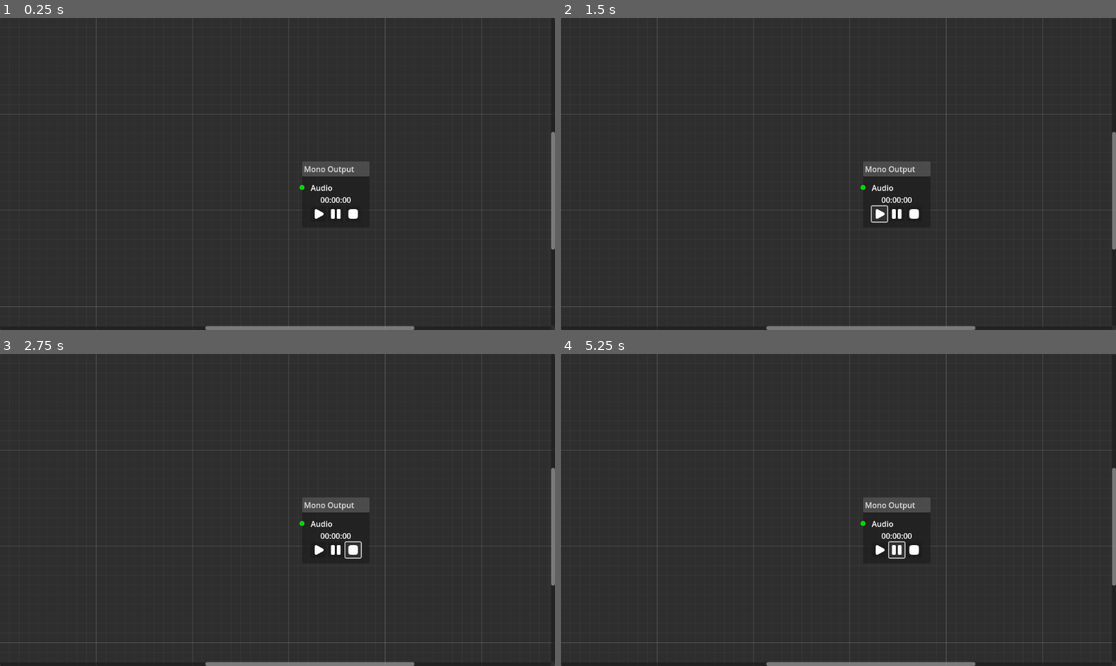
Above: before the commit, frames 1-4 (two rows, left to right).
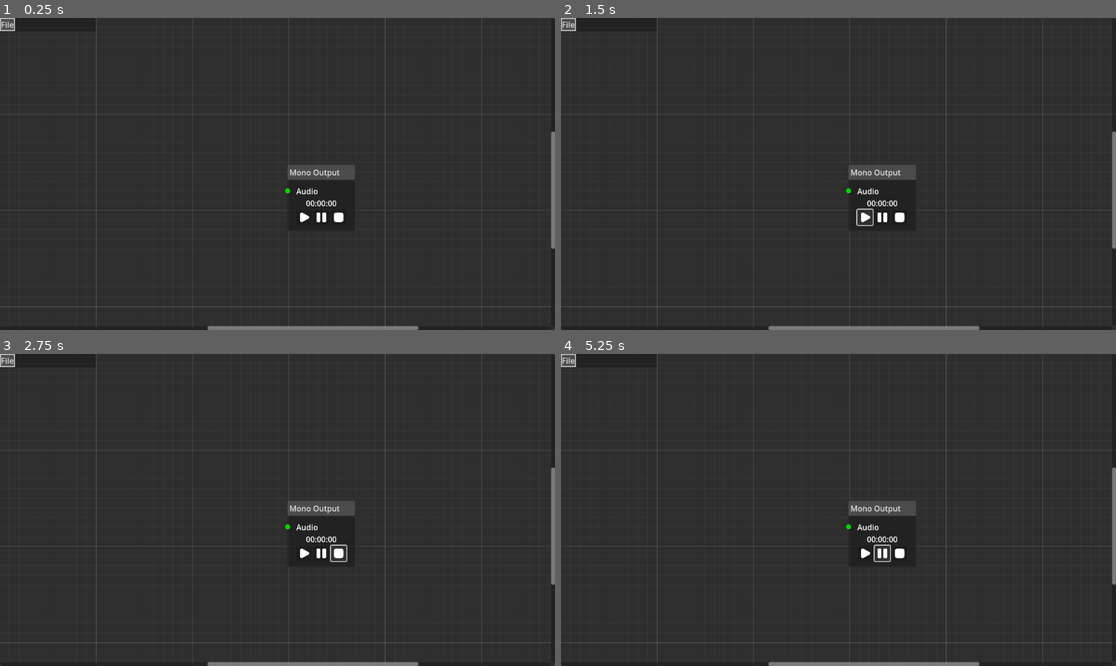
Above: after the commit, the same moments.

Repository: bassj/audio-graph
Game: Godot game, scene res://main_scene.tscn
Two runs of this game, one before a commit and one after it. Both use one fixed random seed, a clock stepped at 60 frames per second and the inputs below.
Inputs (mouse positions are in pixels of both pictures, inside the frame that each line leads up to; where the layout moved, square brackets give the same spot in the first picture):
- Up to frame 1 (0.25 s): no input
- Up to frame 2 (1.5 s): click (866, 217) [877, 214] at 0.5 s; click (866, 217) [877, 214] at 1.25 s
- Up to frame 3 (2.75 s): click (338, 553) [355, 550] at 2 s
- Up to frame 4 (5.25 s): click (899, 553) [916, 550] at 2.75 s; click (866, 553) [877, 550] at 3.5 s; click (899, 553) [916, 550] at 4.25 s; click (882, 553) [899, 550] at 5 s

The runs differ from the first frame. In frame 1, 1.2% of the frame differs, in the area x 0-100%, y 0-100%; in frame 2, 1.2%; in frame 3, 1.2%; in frame 4, 1.2%.

Commit message:
Added the ability to save the current graph as a resource

Diff:
--- a/audio_graph/graph_edit_nodes/mono_output_node.tscn
+++ b/audio_graph/graph_edit_nodes/mono_output_node.tscn
@@ -1,11 +1,11 @@
 [gd_scene load_steps=11 format=3 uid="uid://cyoxydacsgr02"]
 
 [ext_resource type="Script" uid="uid://kljwyh1r84jn" path="res://audio_graph/graph_edit_nodes/mono_output_node.gd" id="1_3ejgn"]
-[ext_resource type="Texture2D" uid="uid://exo5ffos1gtk" path="res://solar--play-bold.svg" id="2_ryff6"]
-[ext_resource type="Texture2D" uid="uid://8y0tv2rusl0r" path="res://solar--pause-bold.svg" id="3_5o8ix"]
+[ext_resource type="Texture2D" uid="uid://exo5ffos1gtk" path="res://ui/icons/solar--play-bold.svg" id="2_ryff6"]
+[ext_resource type="Texture2D" uid="uid://8y0tv2rusl0r" path="res://ui/icons/solar--pause-bold.svg" id="3_5o8ix"]
 [ext_resource type="Script" uid="uid://8gbmea3v8e6b" path="res://audio_graph/audio_graph_player.gd" id="3_72282"]
 [ext_resource type="Script" uid="uid://b2c874lrihi8f" path="res://audio_graph/audio_graph_nodes/generator.gd" id="4_81dvp"]
-[ext_resource type="Texture2D" uid="uid://c0qchdnruud8n" path="res://solar--stop-bold.svg" id="4_ysbfd"]
+[ext_resource type="Texture2D" uid="uid://c0qchdnruud8n" path="res://ui/icons/solar--stop-bold.svg" id="4_ysbfd"]
 [ext_resource type="Script" uid="uid://cbodbked54srs" path="res://audio_graph/audio_graph.gd" id="5_5o8ix"]
 
 [sub_resource type="AudioStreamGenerator" id="AudioStreamGenerator_ysbfd"]
--- a/audio_graph/ui/ContextMenu.tscn
+++ /dev/null
@@ -1,5 +0,0 @@
-[gd_scene format=3 uid="uid://c7ci4rkj46cuu"]
-
-[node name="ContextMenu" type="PopupMenu"]
-oversampling_override = 1.0
-visible = true
--- a/main_scene.tscn
+++ b/main_scene.tscn
@@ -1,8 +1,11 @@
-[gd_scene load_steps=6 format=3 uid="uid://dn7avnhruiiq2"]
+[gd_scene load_steps=10 format=3 uid="uid://dn7avnhruiiq2"]
 
+[ext_resource type="Texture2D" uid="uid://cxa5gip1s33d6" path="res://ui/icons/Save.svg" id="1_8mm7a"]
 [ext_resource type="Script" uid="uid://chqq8bf0g1hsk" path="res://audio_graph/audio_graph_graph_edit.gd" id="1_wtcfe"]
 [ext_resource type="PackedScene" uid="uid://cyoxydacsgr02" path="res://audio_graph/graph_edit_nodes/mono_output_node.tscn" id="2_0e48y"]
+[ext_resource type="Texture2D" uid="uid://lpffj2a833a3" path="res://ui/icons/Load.svg" id="2_hq1ik"]
 [ext_resource type="Script" uid="uid://cbodbked54srs" path="res://audio_graph/audio_graph.gd" id="3_0hol4"]
+[ext_resource type="Script" uid="uid://dk4mxllhwhbym" path="res://menu_bar.gd" id="4_hq1ik"]
 
 [sub_resource type="GDScript" id="GDScript_0hol4"]
 script/source = "extends Node2D
@@ -21,6 +24,13 @@
 [sub_resource type="Resource" id="Resource_gyfs4"]
 script = ExtResource("3_0hol4")
 metadata/_custom_type_script = "uid://cbodbked54srs"
+
+[sub_resource type="StyleBoxFlat" id="StyleBoxFlat_nfk4m"]
+bg_color = Color(0.30692264, 0.3069227, 0.30692258, 1)
+border_width_left = 2
+border_width_top = 2
+border_width_right = 2
+border_width_bottom = 2
 
 [node name="Node2D" type="Node2D"]
 script = SubResource("GDScript_0hol4")
@@ -45,8 +55,29 @@
 anchor_top = 0.57000005
 anchor_right = 0.60200006
 anchor_bottom = 0.57000005
-offset_left = -66.50409
-offset_top = -71.36005
-offset_right = 73.49591
-offset_bottom = 65.63995
-position_offset = Vector2(627, 298)
+offset_left = -96.50409
+offset_top = -64.36005
+offset_right = 43.49591
+offset_bottom = 72.63995
+position_offset = Vector2(597, 305)
+
+[node name="Panel" type="Panel" parent="CanvasLayer"]
+offset_right = 199.0
+offset_bottom = 28.0
+
+[node name="MenuBar" type="MenuBar" parent="CanvasLayer/Panel" node_paths=PackedStringArray("audio_graph_edit")]
+layout_mode = 0
+offset_right = 200.0
+offset_bottom = 27.0
+theme_override_styles/normal = SubResource("StyleBoxFlat_nfk4m")
+script = ExtResource("4_hq1ik")
+audio_graph_edit = NodePath("../../GraphEdit")
+
+[node name="File" type="PopupMenu" parent="CanvasLayer/Panel/MenuBar"]
+item_count = 2
+item_0/text = "Save"
+item_0/icon = ExtResource("1_8mm7a")
+item_0/id = 0
+item_1/text = "Load"
+item_1/icon = ExtResource("2_hq1ik")
+item_1/id = 1
--- /dev/null
+++ b/menu_bar.gd
@@ -0,0 +1,48 @@
+extends MenuBar
+
+const FILE_SAVE: int = 0
+const FILE_LOAD: int = 1
+
+@export var audio_graph_edit: GraphEdit
+
+
+@onready var file_menu: PopupMenu = $File as PopupMenu
+
+var _file_dialog: FileDialog
+
+func _save_file(path: String) -> void:
+	var err = ResourceSaver.save(audio_graph_edit.audio_graph, path, ResourceSaver.FLAG_CHANGE_PATH)
+	if err != OK:
+		push_error("Failed to save Audio Graph to %s" % path)
+
+func _load_file(path: String) -> void:
+	print(path)
+
+func _show_dialog(file_selected: Callable) -> void:
+	_file_dialog.popup_centered()
+
+	var on_dialog_closed = func() -> void:
+		if _file_dialog.file_selected.is_connected(file_selected):
+			_file_dialog.file_selected.disconnect(file_selected)
+
+	_file_dialog.file_selected.connect(file_selected, CONNECT_ONE_SHOT)
+	_file_dialog.canceled.connect(on_dialog_closed, CONNECT_ONE_SHOT)
+
+func _ready() -> void:
+	_file_dialog = FileDialog.new()
+	_file_dialog.access = FileDialog.ACCESS_FILESYSTEM
+	_file_dialog.add_filter("*.tres", "Audio Graph Resource")
+
+	add_child(_file_dialog)
+
+	file_menu.id_pressed.connect(func(id: int) -> void:
+		match id:
+			FILE_SAVE:
+				_file_dialog.title = "Save Audio Graph"
+				_file_dialog.file_mode = FileDialog.FILE_MODE_SAVE_FILE
+				_show_dialog(_save_file)
+			FILE_LOAD:
+				_file_dialog.title = "Load Audio Graph"
+				_file_dialog.file_mode = FileDialog.FILE_MODE_OPEN_FILE
+				_show_dialog(_load_file)
+	)
--- /dev/null
+++ b/saved_graph.tres
@@ -0,0 +1,13 @@
+[gd_resource type="Resource" script_class="AudioGraph" load_steps=4 format=3 uid="uid://bsrcpiuqct884"]
+
+[ext_resource type="Script" uid="uid://b2c874lrihi8f" path="res://audio_graph/audio_graph_nodes/generator.gd" id="1_8xnsr"]
+[ext_resource type="Script" uid="uid://cbodbked54srs" path="res://audio_graph/audio_graph.gd" id="2_lqj5s"]
+
+[sub_resource type="Resource" id="Resource_g2pus"]
+script = ExtResource("1_8xnsr")
+function = "sine"
+
+[resource]
+script = ExtResource("2_lqj5s")
+graph_root = SubResource("Resource_g2pus")
+metadata/_custom_type_script = "uid://cbodbked54srs"
--- /dev/null
+++ b/ui/icons/Load.svg
@@ -0,0 +1 @@
+<svg xmlns="http://www.w3.org/2000/svg" width="16" height="16"><path fill="#e0e0e0" d="M3 2a2 2 0 0 0-2 2v9a2 2 0 0 0 2 2h9c1.105 0 1.818-.91 2-2l1-6a1 1 0 0 0-1-1H6c-.552 0-.909.455-1 1l-1 6c-.091.545-.448 1-1 1a1 1 0 0 1-1-1V4a1 1 0 0 1 1-1h2a1 1 0 0 1 1 1 1 1 0 0 0 1 1h5a1 1 0 0 0-1-1H7a2 2 0 0 0-2-2H3z"/></svg>
--- /dev/null
+++ b/ui/icons/Save.svg
@@ -0,0 +1 @@
+<svg xmlns="http://www.w3.org/2000/svg" width="16" height="16"><path fill="#e0e0e0" d="M3 1a2 2 0 0 0-2 2v10a2 2 0 0 0 2 2h10a2 2 0 0 0 2-2V4l-3-3h-1v6H3zm1 0v5h3V1zm4 8a1 1 0 0 1 0 4 1 1 0 0 1 0-4z"/></svg>
Not shown, added: menu_bar.gd.uid
Not shown, changed: ui/icons/Load.svg.import
Not shown, changed: ui/icons/Save.svg.import
Renamed: solar--pause-bold.svg -> ui/icons/solar--pause-bold.svg
Not shown, added: ui/icons/solar--pause-bold.svg.import
Renamed: solar--play-bold.svg -> ui/icons/solar--play-bold.svg
Not shown, added: ui/icons/solar--play-bold.svg.import
Renamed: solar--stop-bold.svg -> ui/icons/solar--stop-bold.svg
Not shown, changed: ui/icons/solar--stop-bold.svg.import
